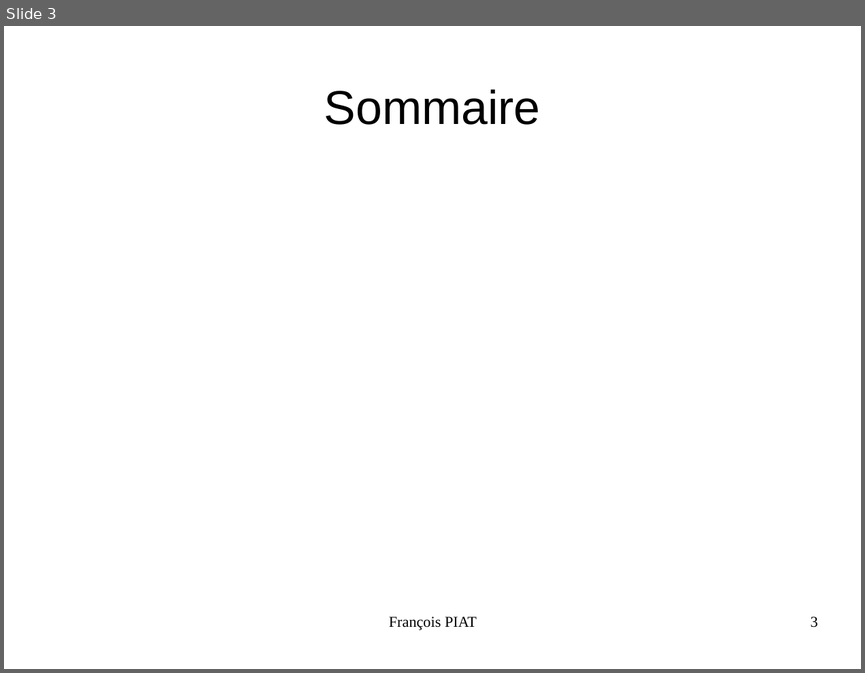
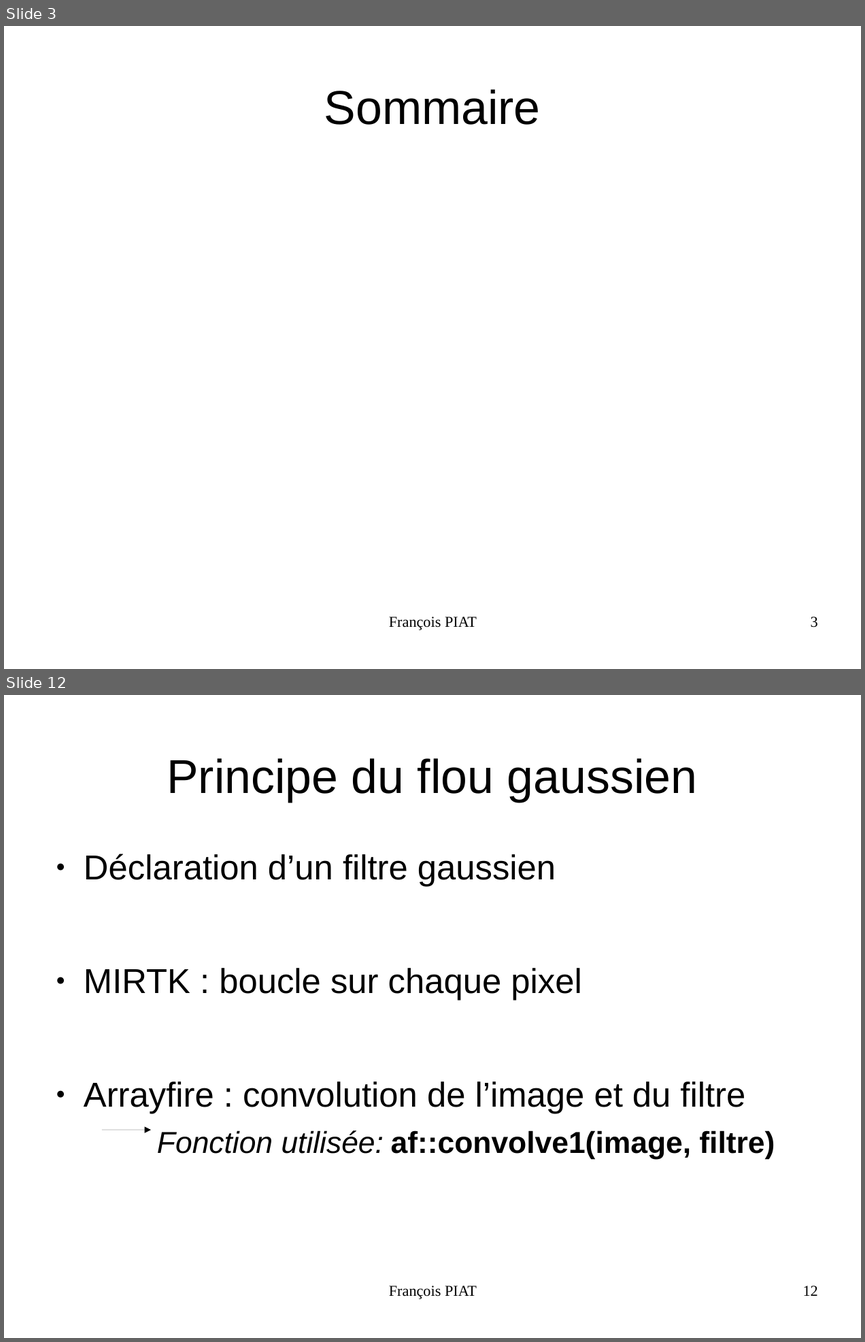
Before and after one commit to piatf/Report-2016-interniship-BioMedIA, a slide deck: presentation.odp. Shown one above the other, each under a label of ours: slide 3 before the commit, slides 3 and 12 after it; the slides between them are not shown. The pictures are 865x673 and 865x1342 pixels, drawn with LibreOffice and Linux fonts; fonts in the diff are those of the drawing. Boxes give left, top, right and bottom in pixels: in the first picture for what was removed or moved away, otherwise in the second. Text is boxed around its words. In the diff, an @@ line names an element or a change of style, - is before the commit and + after.

Commit message:
Adds some slides for gaussian blurring and transform-image

```diff
--- a/presentation.odp
+++ b/presentation.odp
@@ slide 12 added at box(4, 695, 861, 1338), background #FFFFFF @@
@@ title added at box(167, 758, 697, 802), 44 pt, text #000000 @@
+Principe du flou gaussien
@@ text added at box(84, 853, 774, 1159), 32 pt, text #000000 @@
+● Déclaration d’un filtre gaussien
+● MIRTK : boucle sur chaque pixel
+● Arrayfire : convolution de l’image et du filtre
+    Fonction utilisée: af::convolve1(image, filtre)
@@ arrow added from (102, 1130) to (151, 1130), #000000 0 pt @@
@@ text added at box(389, 1285, 477, 1299), 14 pt, text #000000 @@
+François PIAT
@@ page number added at box(803, 1285, 818, 1295), 14 pt, text #000000 @@
+12
```
Also in this commit, not shown: 4 slides changed, 12 other slides added.
